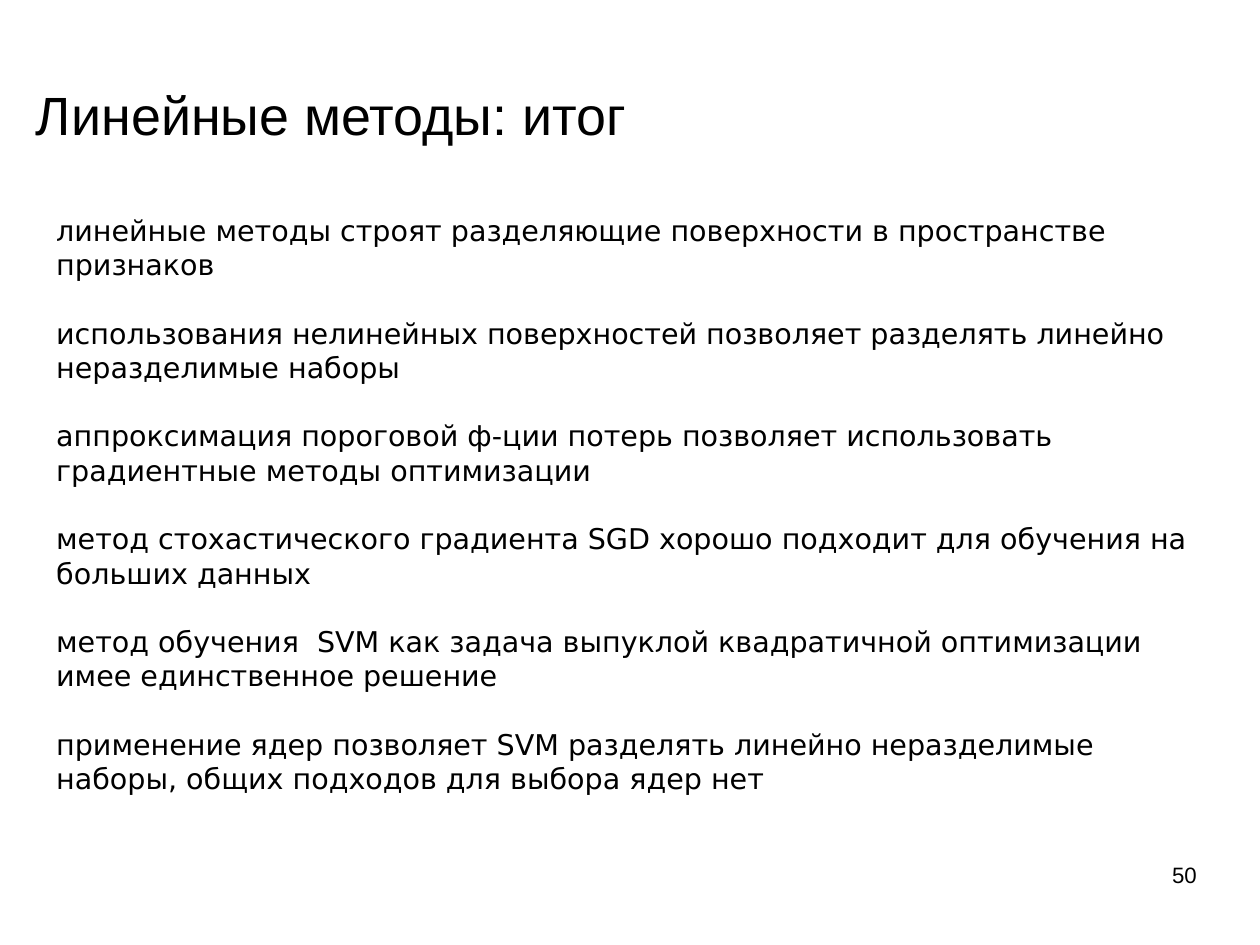
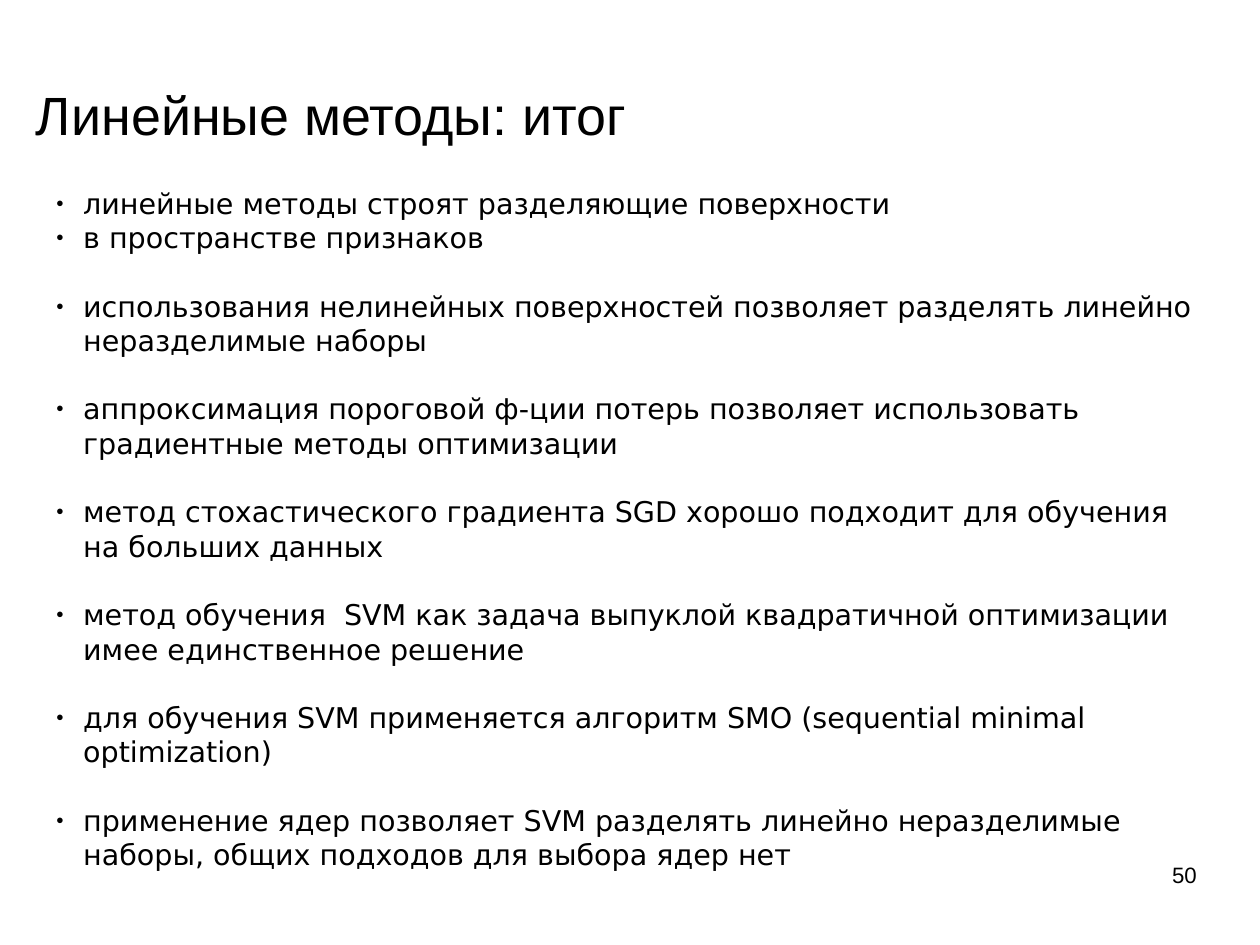
Before and after one commit to mechanoid5/ml_lectorium_legacy, a slide deck: slide 50 of 09-linear.odp. Drawn at 1260x945 pixels with LibreOffice and Linux fonts; fonts in the diff are those of the drawing; background and template pictures are left out. Boxes give left, top, right and bottom in pixels: in the first picture for what was removed or moved away, otherwise in the second. Text is boxed around its words. In the diff, an @@ line names an element or a change of style, - is before the commit and + after.

```diff
--- a/09-linear.odp
+++ b/09-linear.odp
@@ text "линейные методы строят разделяющие поверхности": place and size @@
-text "линейные методы строят разделяющие поверхности" at (56,219,1186,795)
+text "линейные методы строят разделяющие поверхности" at (83,192,1192,871)
@@ text at (83,192,891,254): text changed @@
-линейные методы строят разделяющие поверхности в пространстве признаков
+● линейные методы строят разделяющие поверхности
+● в пространстве признаков
@@ text at (83,295,1192,871): bullet none to ● @@
@@ text at (83,706,1085,768): paragraph added @@
+● для обучения SVM применяется алгоритм SMO (sequential minimal optimization)
```
Also in this commit, not shown: 1 other slide changed, 1 other file.
